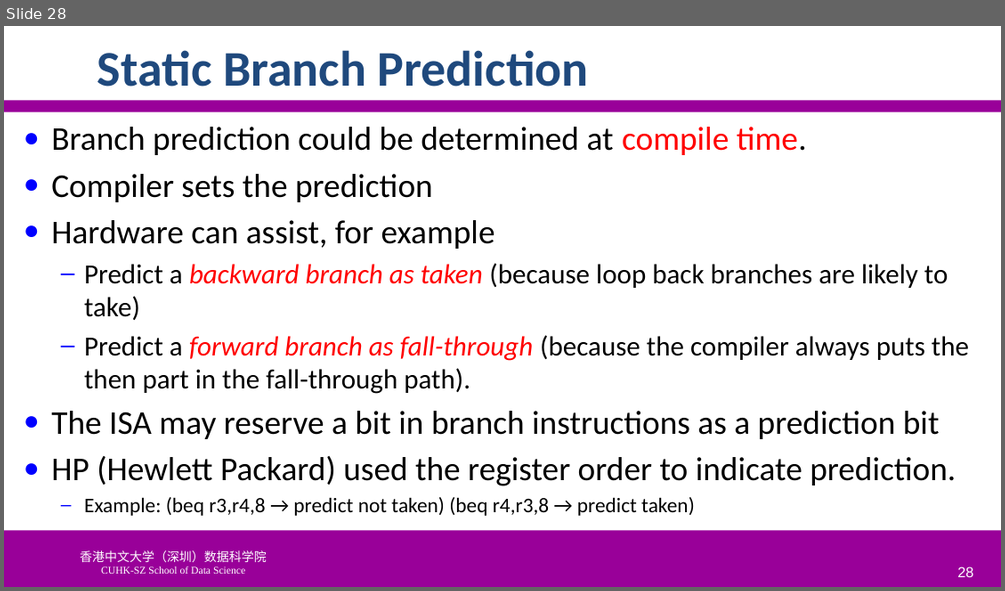
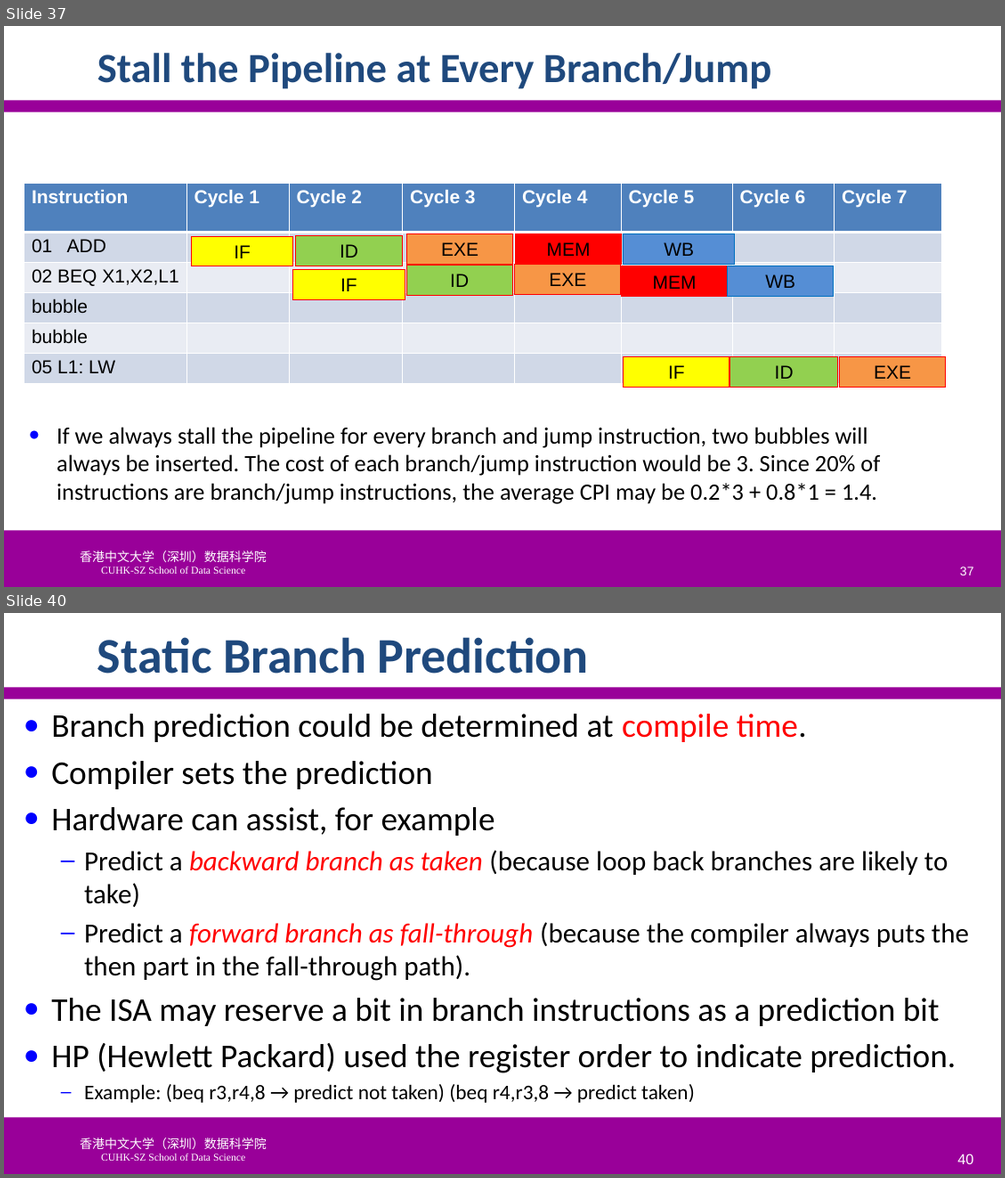
Before and after one commit to SUNCHAOYI923/CMU_CSAPP, a slide deck: slide/CA3060-4-Hazards.pptx. Shown one above the other, each under a label of ours: slide 28 before the commit, slides 37 and 40 after it; the slides between them are not shown. The pictures are 1005x591 and 1005x1178 pixels, drawn with LibreOffice and Linux fonts; fonts in the diff are those of the drawing; background and template pictures are left out. Boxes give left, top, right and bottom in pixels: in the first picture for what was removed or moved away, otherwise in the second. Text is boxed around its words. In the diff, an @@ line names an element or a change of style, - is before the commit and + after.

```diff
--- a/slide/CA3060-4-Hazards.pptx
+++ b/slide/CA3060-4-Hazards.pptx
@@ slide 37 added at box(4, 26, 1001, 587), background #FFFFFF; not listed: 3 template elements that a slide beside it also shows @@
@@ title added at box(97, 53, 771, 89), 40 pt, text #1F497D, bold @@
+Stall the Pipeline at Every Branch/Jump
@@ table added at box(24, 183, 942, 387), 6 rows, 8 columns @@
+Instruction | Cycle 1 | Cycle 2 | Cycle 3 | Cycle 4 | Cycle 5 | Cycle 6 | Cycle 7
+01 ADD |  |  |  |  |  |  | 
+02 BEQ X1,X2,L1 |  |  |  |  |  |  | 
+bubble |  |  |  |  |  |  | 
+bubble |  |  |  |  |  |  | 
+05 L1: LW |  |  |  |  |  |  | 
@@ rectangle added at box(192, 236, 292, 266), fill #FFFF00, outline #FF0000 0.75 pt, 18 pt, text #000000 @@
+IF
@@ rectangle added at box(295, 235, 403, 265), fill #92D050, outline #FF0000 0.75 pt, 18 pt, text #000000 @@
+ID
@@ rectangle added at box(407, 234, 513, 264), fill #F79646, outline #FF0000 0.75 pt, 18 pt, text #000000 @@
+EXE
@@ rectangle added at box(516, 234, 622, 264), fill #FF0000, outline #FF0000 0.75 pt, 18 pt, text #000000 @@
+MEM
@@ rectangle added at box(624, 234, 735, 264), fill #558ED5, outline #0070C0 0.75 pt, 18 pt, text #000000 @@
+WB
@@ rectangle added at box(406, 265, 512, 295), fill #92D050, outline #FF0000 0.75 pt, 18 pt, text #000000 @@
+ID
@@ rectangle added at box(515, 265, 621, 295), fill #F79646, outline #FF0000 0.75 pt, 18 pt, text #000000 @@
+EXE
@@ rectangle added at box(728, 265, 834, 295), fill #558ED5, outline #0070C0 0.75 pt, 18 pt, text #000000 @@
+WB
@@ rectangle added at box(292, 269, 404, 299), fill #FFFF00, outline #FF0000 0.75 pt, 18 pt, text #000000 @@
+IF
@@ rectangle added at box(622, 266, 728, 296), fill #FF0000, outline #FF0000 0.75 pt, 18 pt, text #000000 @@
+MEM
@@ rectangle added at box(624, 356, 730, 386), fill #FFFF00, outline #FF0000 0.75 pt, 18 pt, text #000000 @@
+IF
@@ rectangle added at box(730, 356, 838, 386), fill #92D050, outline #FF0000 0.75 pt, 18 pt, text #000000 @@
+ID
@@ rectangle added at box(840, 356, 947, 386), fill #F79646, outline #FF0000 0.75 pt, 18 pt, text #000000 @@
+EXE
@@ text added at box(57, 426, 880, 504), 22.7 pt, text #000000 @@
+● If we always stall the pipeline for every branch and jump instruction, two bubbles will always be inserted. The cost of each branch/jump instruction would be 3. Since 20% of instructions are branch/jump instructions, the average CPI may be 0.2*3 + 0.8*1 = 1.4.
@@ page number added at box(960, 566, 974, 575), 12 pt, text #FFFFFF @@
+37
@@ what was slide 28 is now slide 40 @@
@@ page number at box(957, 1153, 973, 1164): text changed @@
-28
+40
```
Also in this commit, not shown: 8 slides changed, 17 other slides added, 5 slides removed, 5 other files.
